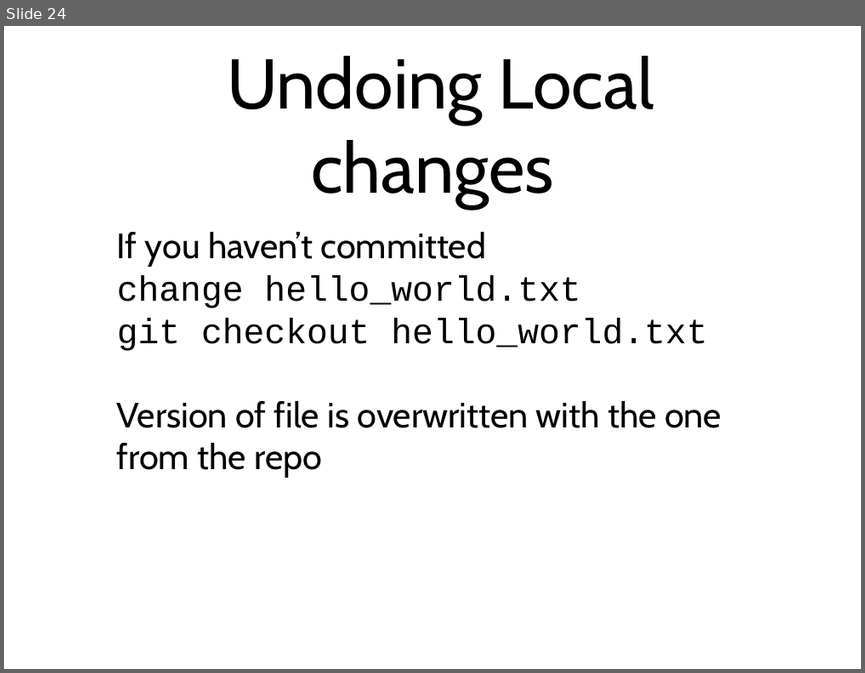
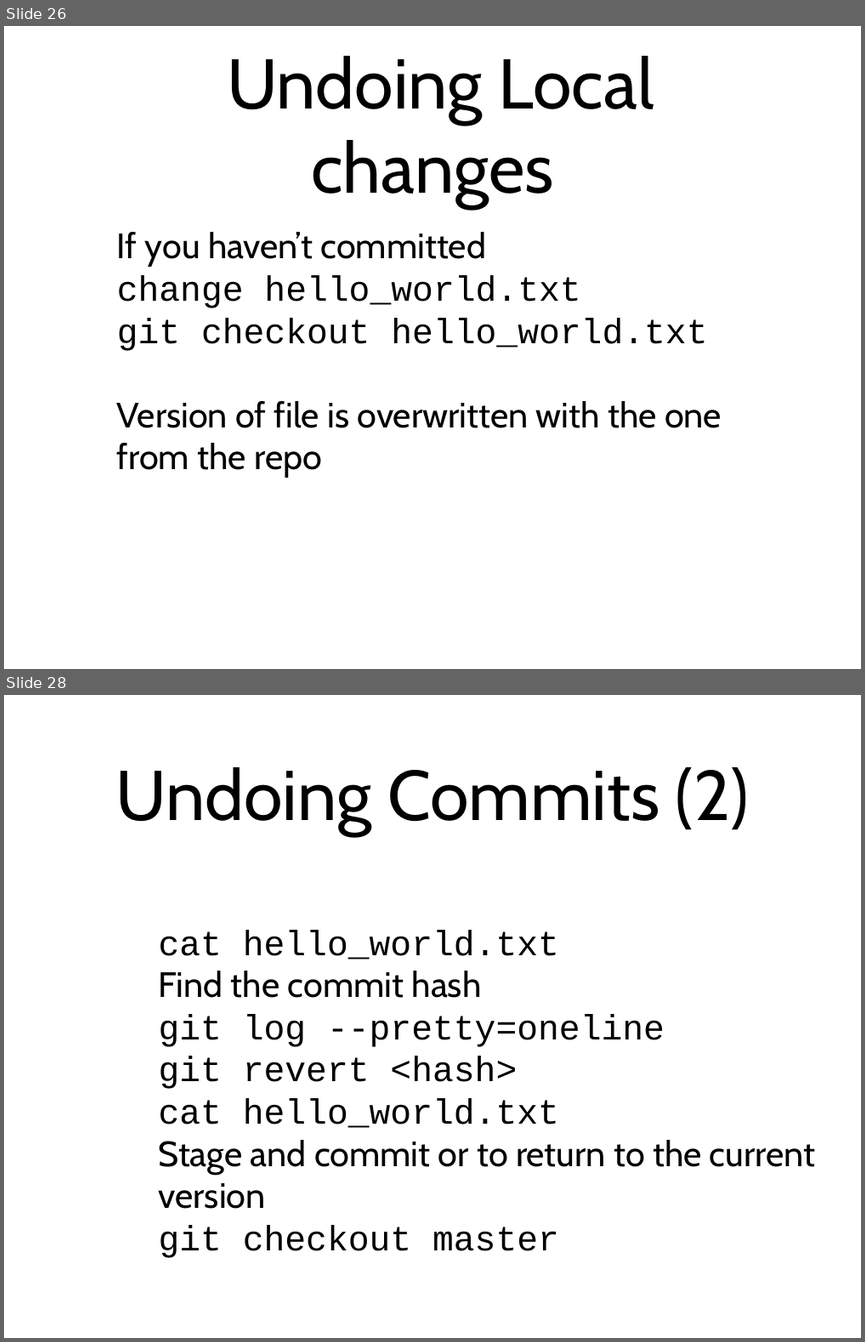
Before and after one commit to kmoir/Git-tutorial, a slide deck: GitParty.odp. Shown one above the other, each under a label of ours: slide 24 before the commit, slides 26 and 28 after it; the slides between them are not shown. The pictures are 865x673 and 865x1342 pixels, drawn with LibreOffice and Linux fonts; fonts in the diff are those of the drawing. Boxes give left, top, right and bottom in pixels: in the first picture for what was removed or moved away, otherwise in the second. Text is boxed around its words. In the diff, an @@ line names an element or a change of style, - is before the commit and + after.

```diff
--- a/GitParty.odp
+++ b/GitParty.odp
@@ slide 28 added at [4, 695, 861, 1338], background #FFFFFF @@
@@ title added at [116, 767, 749, 834], 84 pt, text #000000 @@
+Undoing Commits (2)
@@ text added at [159, 930, 815, 1258], 42 pt, text #000000 @@
+cat hello_world.txt
+Find the commit hash
+git log --pretty=oneline
+git revert <hash>
+cat hello_world.txt
+Stage and commit or to return to the current version
+git checkout master
@@ what was slide 24 is now slide 26 @@
```
Also in this commit, not shown: 5 slides changed, 4 other slides added, 3 other files.
